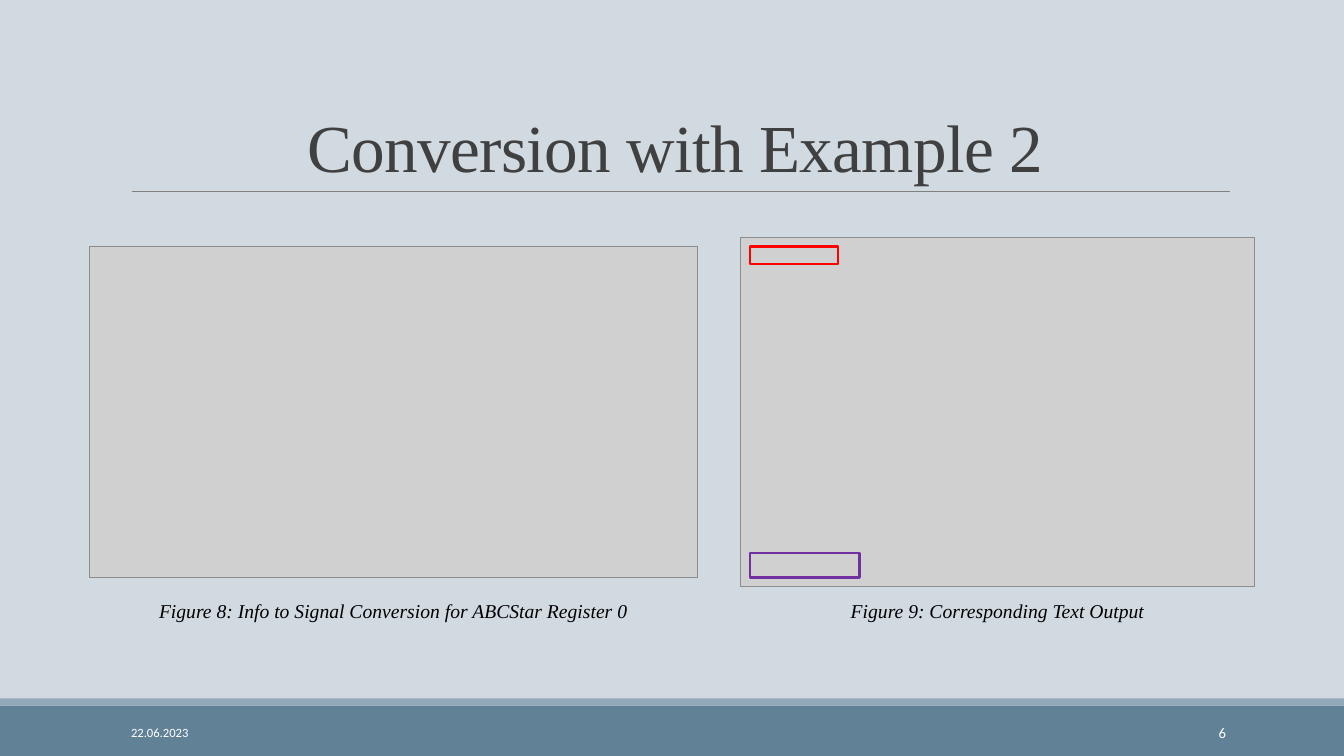
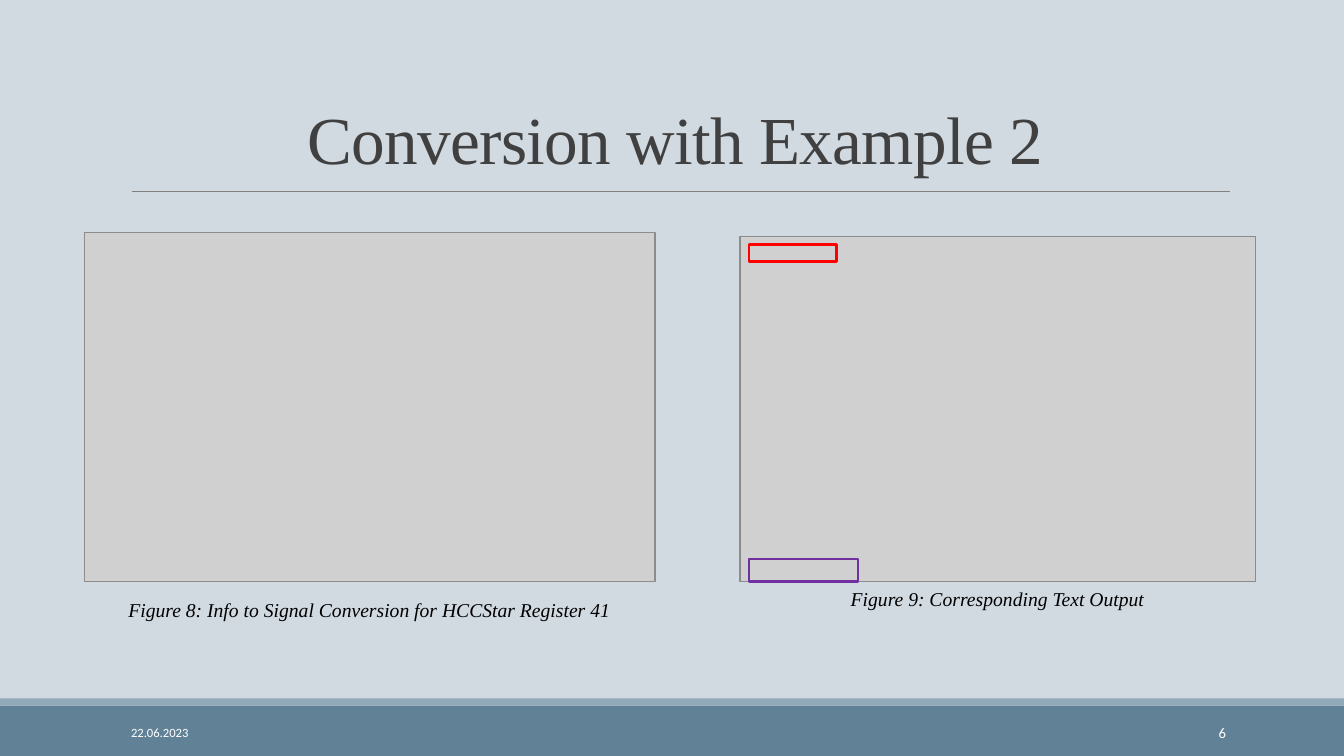
Before and after one commit to gretagoldberg/Register_Converter, a slide deck: slide 6 of itk asic presentation.pptx. Drawn at 1344x756 pixels with LibreOffice and Linux fonts; fonts in the diff are those of the drawing; grey boxes stand for pictures. Boxes give left, top, right and bottom in pixels: in the first picture for what was removed or moved away, otherwise in the second. Text is boxed around its words. In the diff, an @@ line names an element or a change of style, - is before the commit and + after.

```diff
--- a/itk asic presentation.pptx
+++ b/itk asic presentation.pptx
@@ title "Conversion with Example 2": place and size @@
-title "Conversion with Example 2" at [308, 125, 1043, 185]
+title "Conversion with Example 2" at [308, 117, 1043, 176]
@@ picture: place and size @@
-picture at [89, 247, 698, 578]
+picture at [85, 232, 655, 582]
@@ picture: place and size @@
-picture at [740, 238, 1254, 588]
+picture at [740, 236, 1255, 582]
@@ rectangle: place and size @@
-rectangle at [750, 553, 860, 578]
+rectangle at [749, 560, 859, 582]
@@ text "Figure 9: Corresponding Text Output": place and size @@
-text "Figure 9: Corresponding Text Output" at [851, 604, 1143, 623]
+text "Figure 9: Corresponding Text Output" at [851, 592, 1143, 611]
@@ text at [128, 603, 610, 622]: text changed @@
-Figure 8: Info to Signal Conversion for ABCStar Register 0
+Figure 8: Info to Signal Conversion for HCCStar Register 41
```
Also in this commit, not shown: 2 other slides changed.
